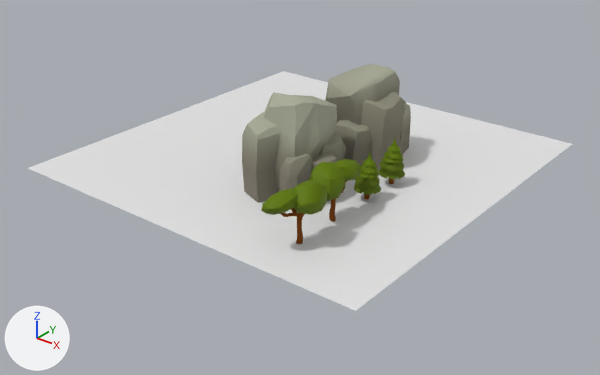
The Blender file MC JJAM/External assets/Models/Env.blend, before and after one commit.
The view is the same before and after, from a 50 mm lens placed at (56.7, -70.6, 43.3), pointed at (-3.0, 4.1, -3.0). The axes (+X, +Y, +Z) are drawn at lower left. The lights are the same throughout.
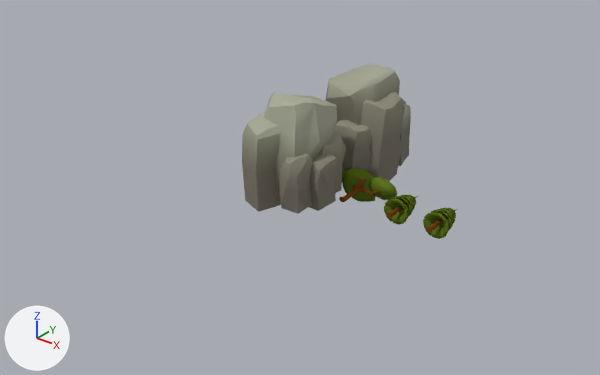
Where the newer file only moved an object's origin or applied its transform, the numbers keep the older frame.

The edits, one by one:
me_cylinder is used by ob_cylinder; location (8.77, -4.8, 0.93); scale (0.373, 0.373, 0.642).
me_cylinder had 232 vertices, 226 faces and spanned x -1.2..3.3, y -6.9..9.1, z -1.7..7.1.
me_cylinder now has 316 vertices, 386 faces and spans x 2.7..10.1, y 0.9..7.9, z -3.2..1.1.
me_cylinder part 1: 316 vertices added at x 2.7..10.1, y 0.9..7.9, z -3.2..1.1.
me_cylinder part 2: 232 vertices removed from x -1.2..3.3, y -6.9..9.1, z -1.7..7.1.
me_cylinder now uses material mat_leaf.
me_cylinder_001 is used by ob_cylinder_001; location (8.77, 1.8, 0.44); scale (0.31, 0.31, 0.449).
me_cylinder_001 had 24 vertices, 18 faces and spanned x -1.0..1.0, y -1.0..1.0, z -1.0..6.88.
me_cylinder_001 now has 1381 vertices, 1243 faces and spans x 10.81..14.03, y 1.05..7.35, z -2.32..0.85.
me_cylinder_001 part 3: 1381 vertices added at x 10.81..14.03, y 1.05..7.35, z -2.32..0.85.
me_cylinder_001 part 4: the surface is now shaded smooth.
me_cylinder_001 now uses material mat_leaf.
me_cube_009 has 271 vertices, 498 faces and spans x -3.56..0.1, y -1.39..1.67, z -1.08..1.78.
me_cube_009 is used by ob_cube_001; location (5.66, -1.68, 3.57); scale (3.08, 3.78, 4.55).
me_cube_009 part 5: edges marked sharp go from 313 to 307.
me_cylinder_002 is used by ob_cylinder_002; location (8.74, 7.04, 0.44); scale (0.31, 0.31, 0.449).
me_cylinder_002 had 24 vertices, 18 faces and spanned x -1.0..1.0, y -1.0..1.0, z -1.0..6.88.
me_cylinder_002 now has 1381 vertices, 1243 faces and spans x 16.06..19.27, y 1.05..7.35, z -2.35..0.81.
me_cylinder_002 part 6: 1381 vertices added at x 16.06..19.27, y 1.05..7.35, z -2.35..0.81.
me_cylinder_002 part 7: the surface is now shaded smooth.
me_cylinder_002 now uses material mat_leaf.
me_cylinder_003 is used by ob_cylinder_003; location (8.99, -11.02, 0.93); rotation (0.0, 0.0, 2.852), in degrees (0, 0, 163); scale (0.373, 0.373, 0.642).
me_cylinder_003 had 232 vertices, 226 faces and spanned x -1.2..3.3, y -6.9..9.1, z -1.7..7.1.
me_cylinder_003 now has 316 vertices, 386 faces and spans x -4.6..2.6, y 0.9..7.9, z -2.6..2.0.
me_cylinder_003 part 8: 232 vertices removed from x -1.2..3.3, y -6.9..9.1, z -1.7..7.1; 316 vertices added at x -4.6..2.6, y 0.9..7.9, z -2.6..2.0.
me_cylinder_003 now uses material mat_leaf.
me_cube_002 has 43 vertices, 82 faces and spans x -1.19..1.21, y -1.71..0.84, z -1.69..1.01.
me_cube_002 is used by ob_cube_005; location (3.54, 16.66, 3.18); rotation (0.0176, -0.00228, 0.256), in degrees (1, -0.1, 15); scale (1.27, 1.55, 2.81).
me_cube_002 part 9: edges marked sharp go from 46 to 50.
Object 'Cylinder' (ob_cylinder) is rescaled from (0.373, 0.373, 0.642) to (1.0, 1.0, 1.0).
Object 'Cylinder' (ob_cylinder) moves from (8.77, -4.8, 0.93) to (0.0, 0.0, 0.0).
Object 'Icosphere' (ob_icosphere) is deleted.
Object 'Cube.003' (ob_cube_003) is deleted.
Object 'Plane' (ob_plane) is deleted.
Object 'Cube.002' (ob_cube_002) is deleted.
Object 'Cylinder.003' (ob_cylinder_003) turns from (0, 0, 163) to (0, 0, 0) degrees about x, y and z.
Object 'Cylinder.003' (ob_cylinder_003) is rescaled from (0.373, 0.373, 0.642) to (1.0, 1.0, 1.0).
Object 'Cylinder.003' (ob_cylinder_003) moves from (8.99, -11.02, 0.93) to (0.0, 0.0, 0.0).
Object 'Icosphere.001' (ob_icosphere_001) is deleted.

Pixel boxes [x1, y1, x2, y2] of what changed, in the pictures (600 x 375 px):
'Plane', deleted: before [28, 71, 572, 311]
'Icosphere.001', deleted: before [261, 179, 327, 215]
'Cylinder', reshaped, moved, rescaled: before [329, 181, 347, 222]; after [339, 168, 397, 202]
'Icosphere', deleted: before [310, 159, 361, 200]
'Cube.003', deleted: before [354, 151, 381, 195]
'Cube.002', deleted: before [379, 137, 405, 179]
'Cylinder.003', reshaped, moved, turned, rescaled: before [279, 208, 304, 244]; after [342, 167, 344, 176]
part 1 of me_cylinder, added (green): after [339, 168, 397, 202]
part 2 of me_cylinder, deleted: before [329, 181, 347, 222]
part 3 of me_cylinder_001, added (green): after [384, 194, 418, 224]
part 5 of me_cube_009, shading changed: [242, 92, 346, 203] in both
part 6 of me_cylinder_002, added (green): after [423, 208, 457, 239]
part 9 of me_cube_002, shading changed: [400, 104, 411, 155] in both
